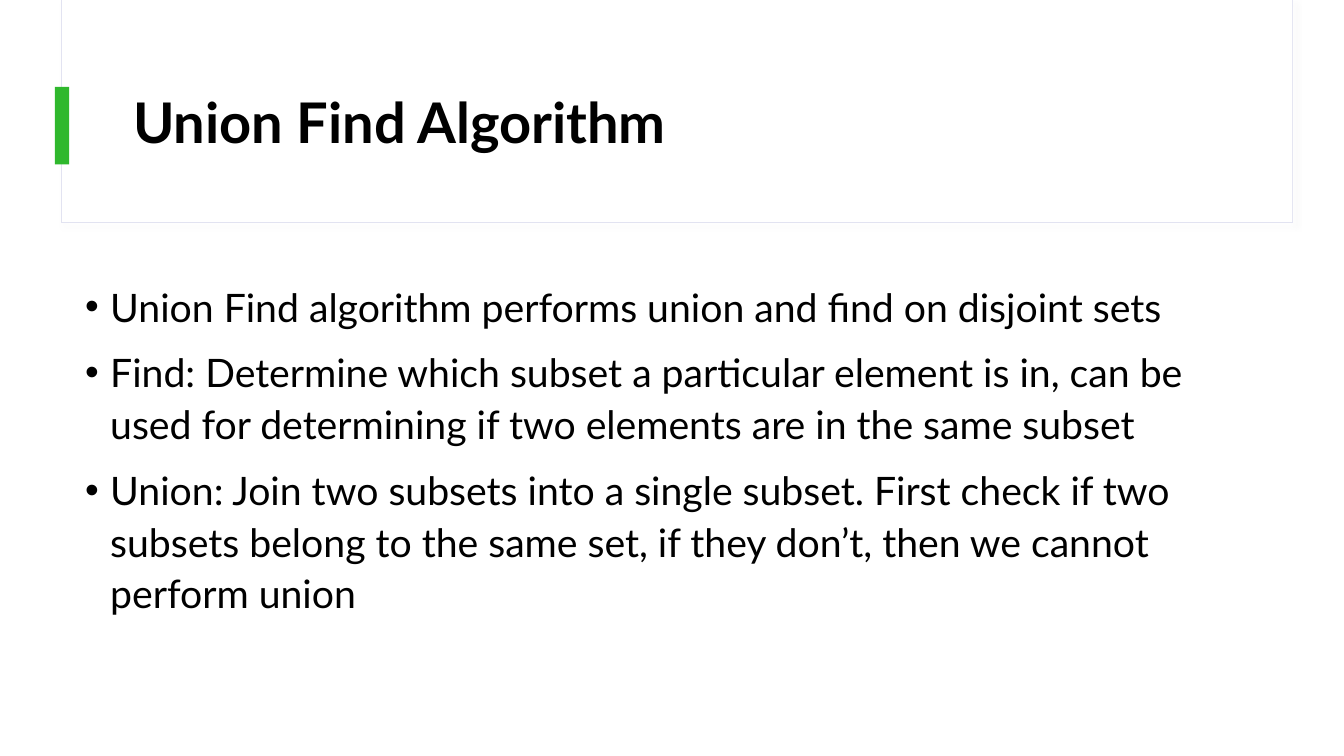
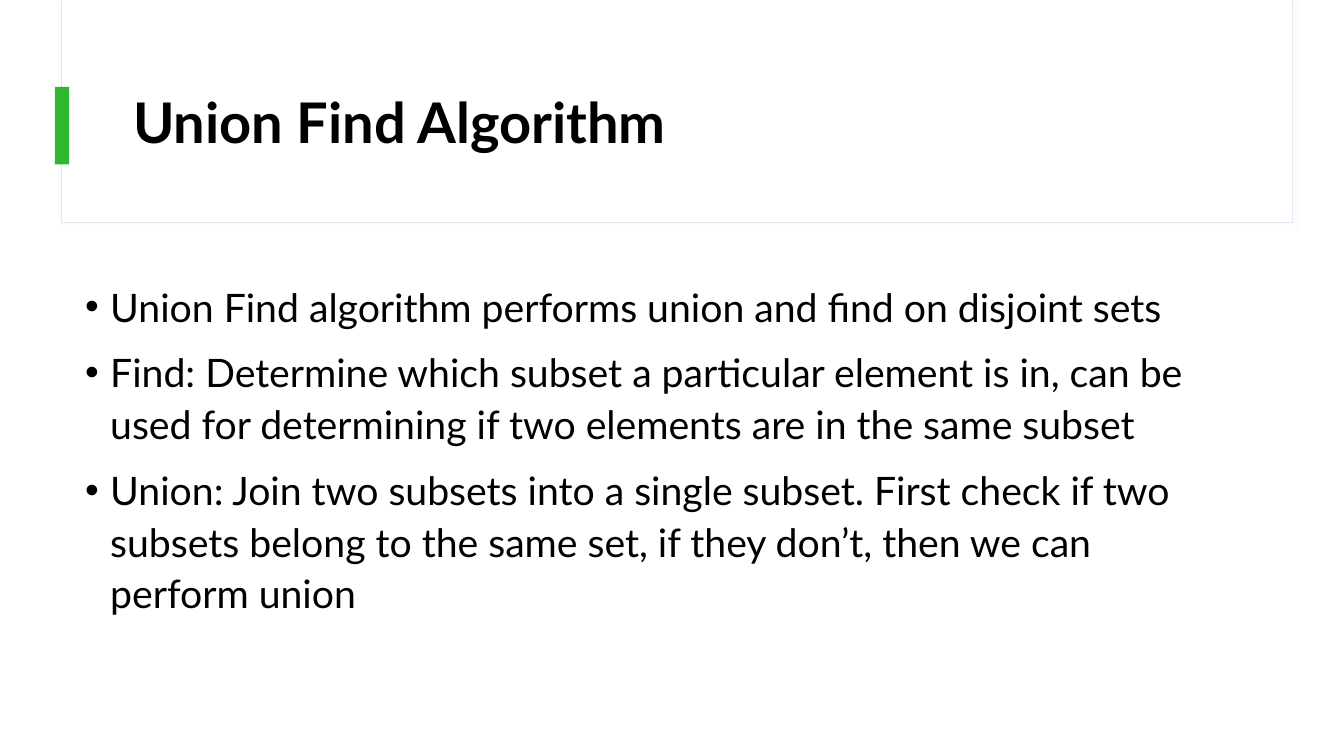
Before and after one commit to KarinaSang/Teaching, a slide deck: slide 20 of CCC_Senior/Week4/Week4.pptx. Drawn at 1344x756 pixels with LibreOffice and Linux fonts; fonts in the diff are those of the drawing. Boxes give left, top, right and bottom in pixels: in the first picture for what was removed or moved away, otherwise in the second. Text is boxed around its words. In the diff, an @@ line names an element or a change of style, - is before the commit and + after.

```diff
--- a/CCC_Senior/Week4/Week4.pptx
+++ b/CCC_Senior/Week4/Week4.pptx
@@ text at box(110, 476, 1170, 615): text changed @@
-• Union: Join two subsets into a single subset. First check if two subsets belong to the same set, if they don’t, then we cannot perform union
+• Union: Join two subsets into a single subset. First check if two subsets belong to the same set, if they don’t, then we can perform union
```
Also in this commit, not shown: 4 other slides changed, 11 other files.
